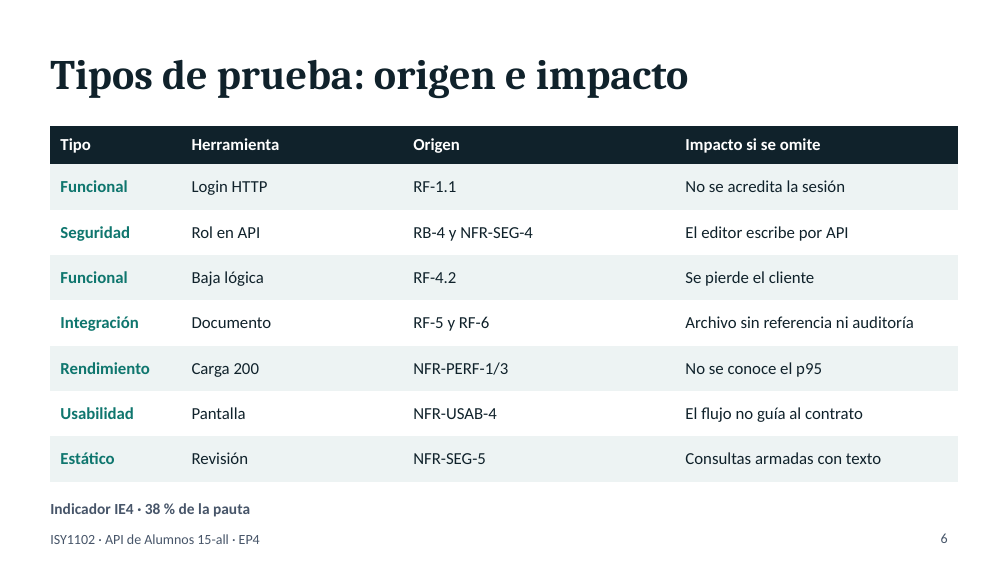
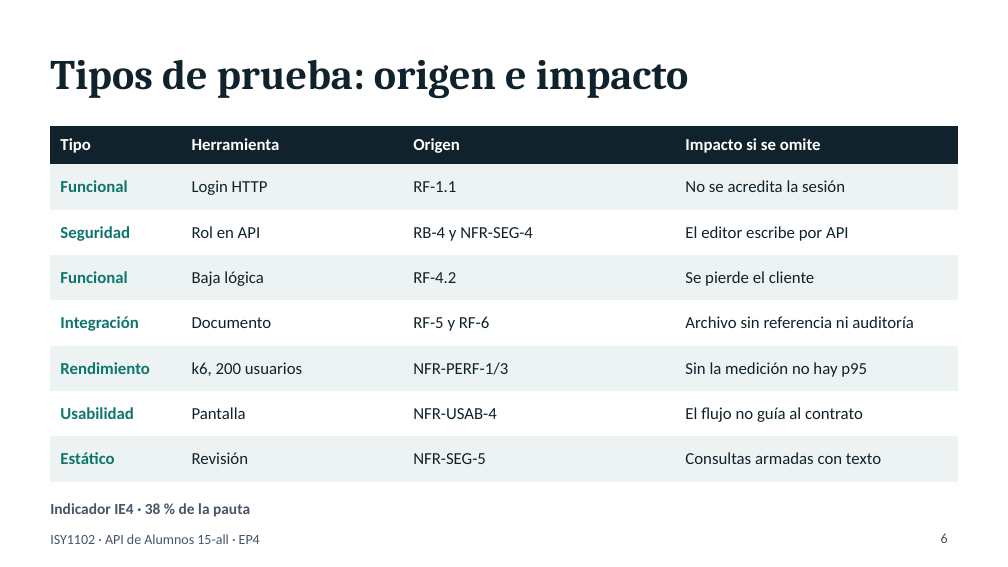
Before and after one commit to milotkg2/seguridad-calidad-software-ev2-atlas, a slide deck: slide 6 of entrega/Presentacion_EP4_Atlas.pptx. Drawn at 1008x567 pixels with LibreOffice and Linux fonts; fonts in the diff are those of the drawing. Boxes give left, top, right and bottom in pixels: in the first picture for what was removed or moved away, otherwise in the second. Text is boxed around its words. In the diff, an @@ line names an element or a change of style, - is before the commit and + after.

```diff
--- a/entrega/Presentacion_EP4_Atlas.pptx
+++ b/entrega/Presentacion_EP4_Atlas.pptx
@@ table at [50,126,958,468] @@
-row 6, column 2: Carga 200
+row 6, column 2: k6, 200 usuarios
-row 6, column 4: No se conoce el p95
+row 6, column 4: Sin la medición no hay p95
```
Also in this commit, not shown: 9 other slides changed, 37 other files.
